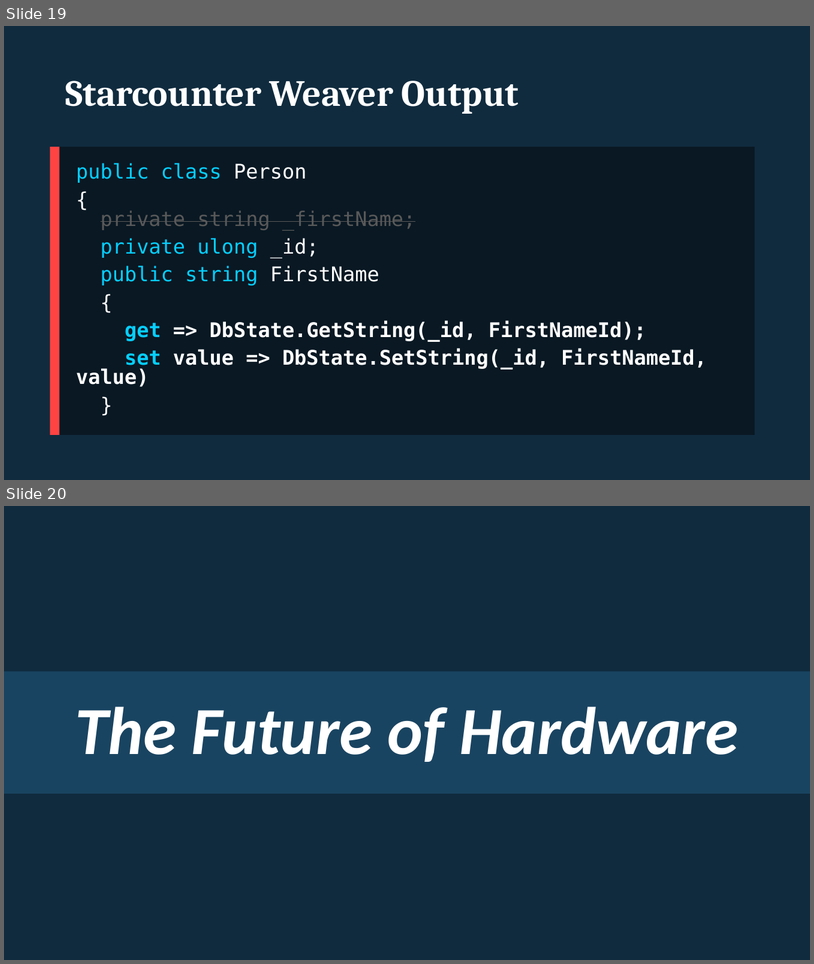
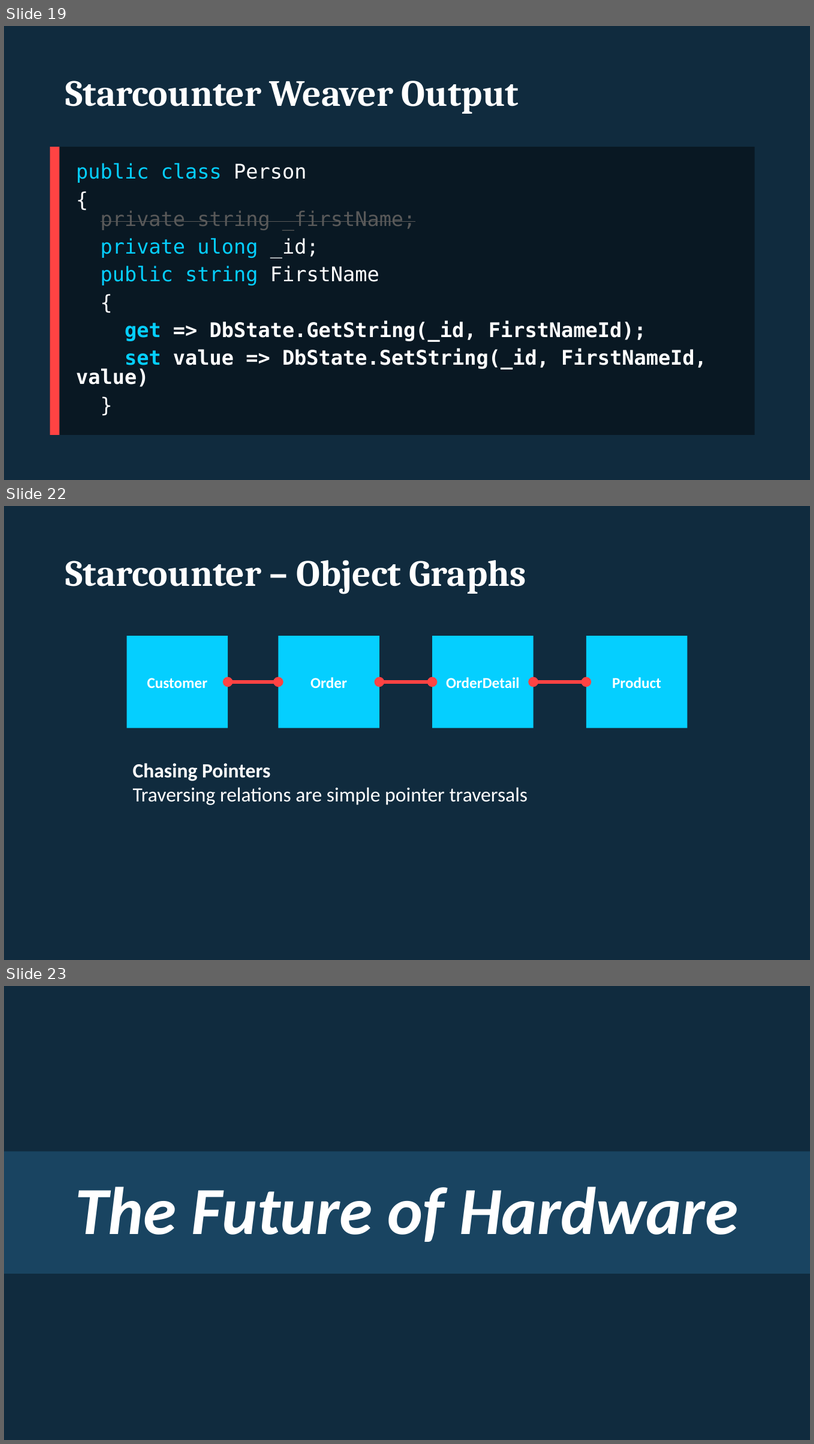
Before and after one commit to rogeralsing/Presentations, a slide deck: Starcounter/usa.pptx. Shown one above the other, each under a label of ours: slides 19 and 20 before the commit, slides 19, 22 and 23 after it; the slides between them are not shown. The pictures are 814x964 and 814x1444 pixels, drawn with LibreOffice and Linux fonts; fonts in the diff are those of the drawing. Boxes give left, top, right and bottom in pixels: in the first picture for what was removed or moved away, otherwise in the second. Text is boxed around its words. In the diff, an @@ line names an element or a change of style, - is before the commit and + after.

```diff
--- a/Starcounter/usa.pptx
+++ b/Starcounter/usa.pptx
@@ slide 22 added at bbox=[4, 506, 810, 960], background #102B3E @@
@@ title added at bbox=[65, 560, 527, 594], 44 pt, text #FFFFFF, bold @@
+Starcounter – Object Graphs
@@ group added at bbox=[127, 636, 687, 728]: 4 rectangles, 3 double arrows @@
+Order
+OrderDetail
+Product
+Customer
@@ text added at bbox=[133, 763, 528, 805], 24 pt, text #FFFFFF @@
+Chasing Pointers
+Traversing relations are simple pointer traversals
@@ what was slide 20 is now slide 23 @@
```
Also in this commit, not shown: 1 slide changed, 2 other slides added.
